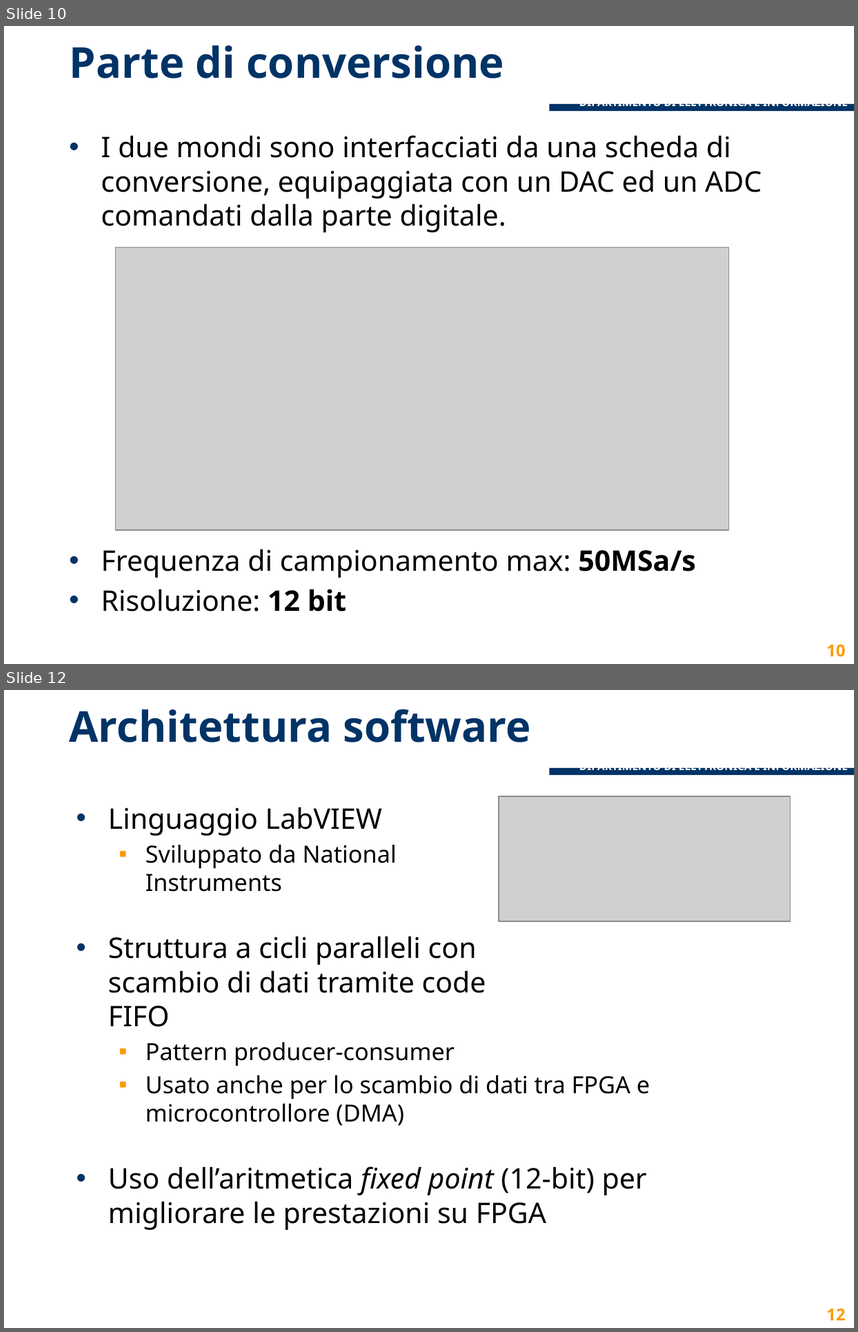
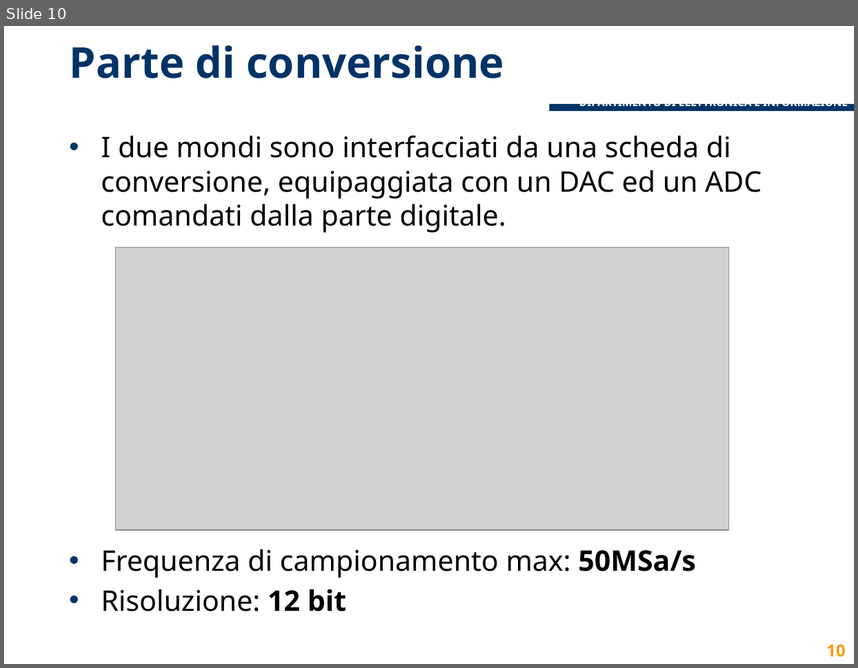
Before and after one commit to lcavagnispolimi/thesis_latex, a slide deck: presentazione_discussione.pptx. Shown one above the other, each under a label of ours: slides 10 and 12 before the commit, slide 10 after it; the slides between them are not shown. The pictures are 858x1332 and 858x668 pixels, drawn with LibreOffice and Linux fonts; fonts in the diff are those of the drawing; grey boxes stand for pictures; background and template pictures are left out. Boxes give left, top, right and bottom in pixels: in the first picture for what was removed or moved away, otherwise in the second. Text is boxed around its words. In the diff, an @@ line names an element or a change of style, - is before the commit and + after.

```diff
--- a/presentazione_discussione.pptx
+++ b/presentazione_discussione.pptx
@@ slide 12 removed at (4,690,854,1328), background #FFFFFF; not listed: 3 template elements that a slide beside it also shows @@
@@ title removed at (69,709,531,742) @@
-Architettura software
@@ text removed at (108,807,650,1230) @@
-• Linguaggio LabVIEW
-  ▪ Sviluppato da National
-    Instruments
-• Struttura a cicli paralleli con
-  scambio di dati tramite code
-  FIFO
-  ▪ Pattern producer-consumer
-  ▪ Usato anche per lo scambio di dati tra FPGA e microcontrollore (DMA)
-• Uso dell’aritmetica fixed point (12-bit) per migliorare le prestazioni su FPGA
@@ picture removed at (499,796,791,921) @@
@@ page number removed at (826,1308,845,1320) @@
-12
```
Also in this commit, not shown: 8 slides changed, 4 slides added, 2 other slides removed.
